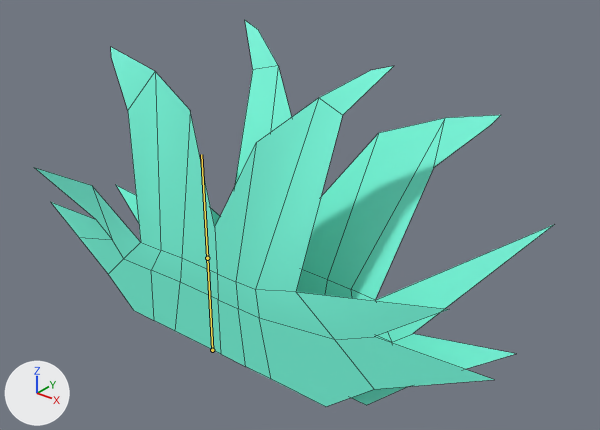
A saved change to the FBX model Assets/Model/BackgroundStuff/GrassPatchA.fbx.
Before and after are seen from a 50 mm camera at (4.83, -3.81, 3.8) aimed at (1.31, 0.6, 1.07). The lights are fixed; the arrows at lower left show +X, +Y and +Z. Both versions are drawn at frame 1 of the action 'GrassPatchA|Bush_life'; the numbers are the values there. The bones that bend it are drawn over the model as lines. Mesh edges are drawn as thin lines.

Names of what the first picture shows: 'GrassPatch'.
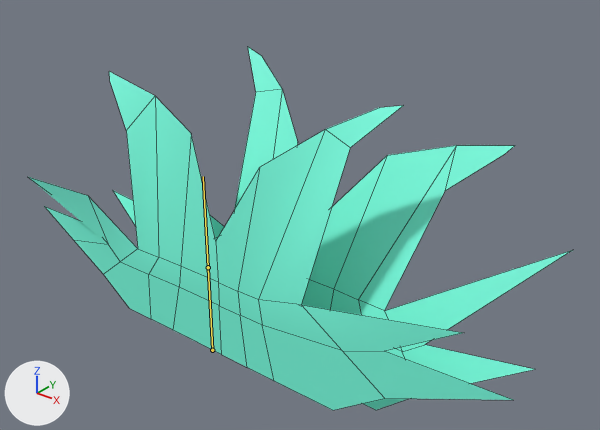
What differs and where, as boxes [x1, y1, x2, y2] in the pictures (600 x 430 px):
'GrassPatch', posed (6% shorter)
    before: [34, 20, 553, 407]
    after: [29, 47, 572, 410]
bone 'Bone', root to tip
    before: (212, 350) to (207, 258)
    after: (212, 350) to (208, 267)

Diff of the bpy script that builds the scene:
```diff
--- a/Assets/Model/BackgroundStuff/GrassPatchA.fbx.py
+++ b/Assets/Model/BackgroundStuff/GrassPatchA.fbx.py
@@ bone_bone @@
 bone_bone = bpy.data.objects['GrassPatchA'].pose.bones['Bone']
-bone_bone.scale = (1.02, 0.96, 1.02)
+bone_bone.scale = (1.08, 0.86, 1.08)
```
